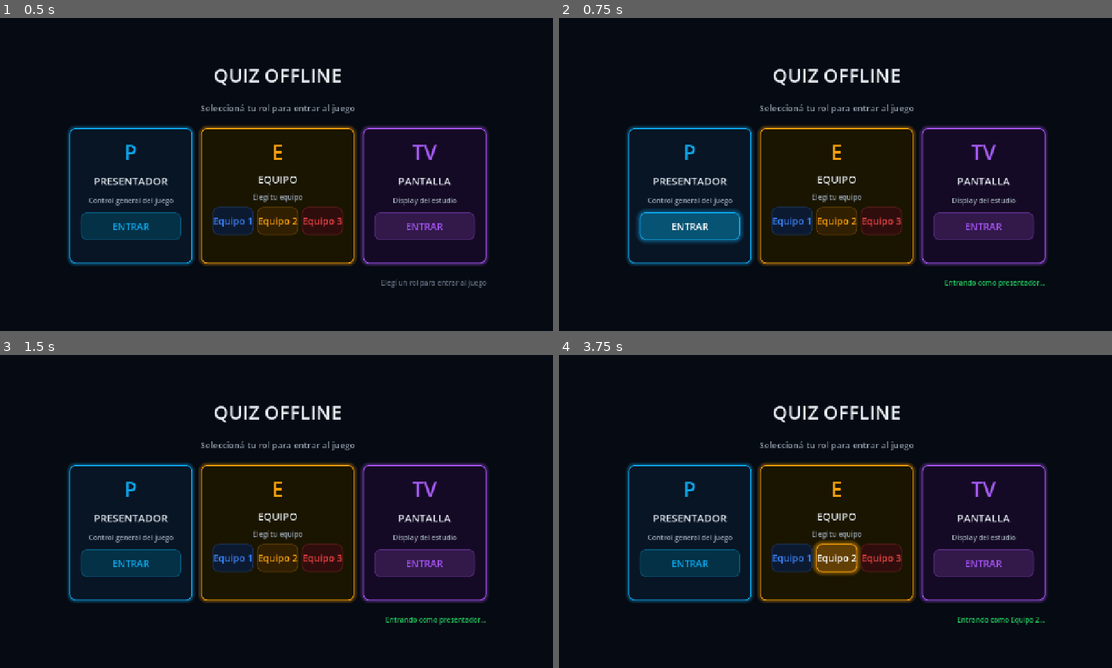
Above: before the commit, frames 1-4 (two rows, left to right).
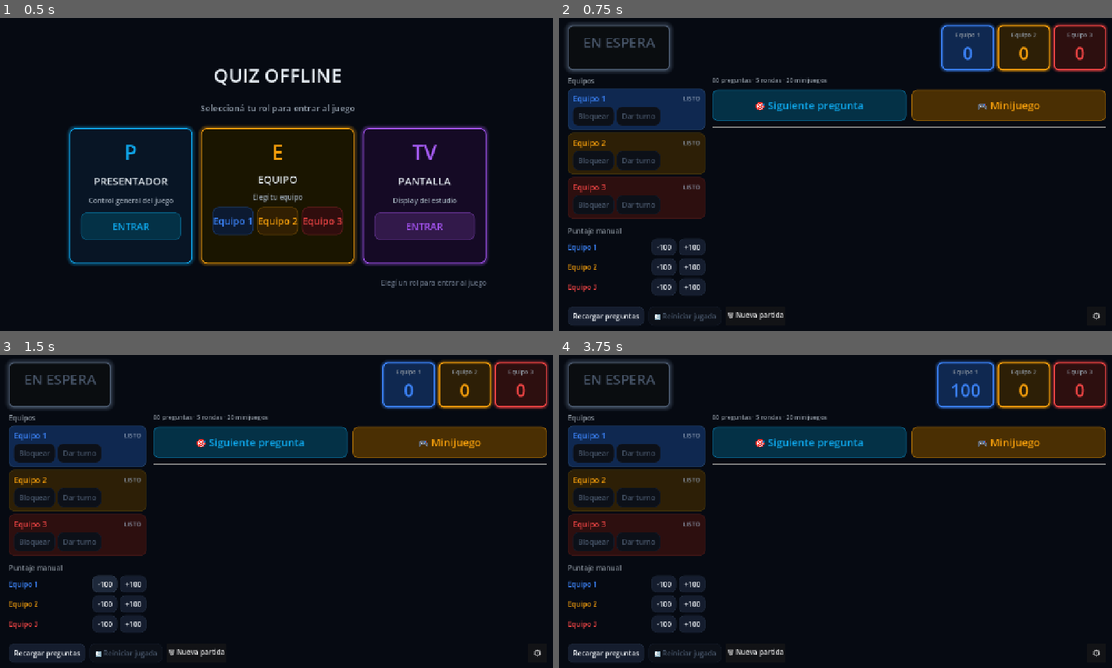
Above: after the commit, the same moments.

Repository: danielgap/touring-snake
Game: Godot game, scene res://main.tscn
Same seed, same stepped clock (60 frames per second), same inputs: the game is played once before the commit and once after it.
Inputs (mouse positions are in pixels of both pictures, inside the frame that each line leads up to):
- Up to frame 1 (0.5 s): no input
- Up to frame 2 (0.75 s): click "ENTRAR" at 0.5 s
- Up to frame 3 (1.5 s): click (105, 583) at 1.25 s, where only the run after the commit has a clickable "-100"
- Up to frame 4 (3.75 s): click (791, 558) at 2 s, where only the run before the commit has a clickable "Equipo 1"; click (691, 583) at 2.75 s, where only the run after the commit has a clickable "+100"; click (835, 558) at 3.5 s, where only the run before the commit has a clickable "Equipo 2"

Frame 1 is identical in both runs. In frame 2, 33% of the frame differs, in the area x 1-100%, y 1-99%; in frame 3, 32%; in frame 4, 33%.
Error before the commit: Parse Error: Cannot find member "CONFIG" in base "MessageTopics". (res://autoload/game_service.gd:95)

Commit message:
feat: add CONFIG MQTT topic for config broadcasting

Diff:
--- a/quiz/godot/scripts/core/message_topics.gd
+++ b/quiz/godot/scripts/core/message_topics.gd
@@ -8,3 +8,4 @@
 const POINTS: String = ROOT + "/puntos"
 const TABLET_LOCK: String = ROOT + "/tablet/lock"
 const AUDIO: String = ROOT + "/audio"
+const CONFIG: String = ROOT + "/config"
